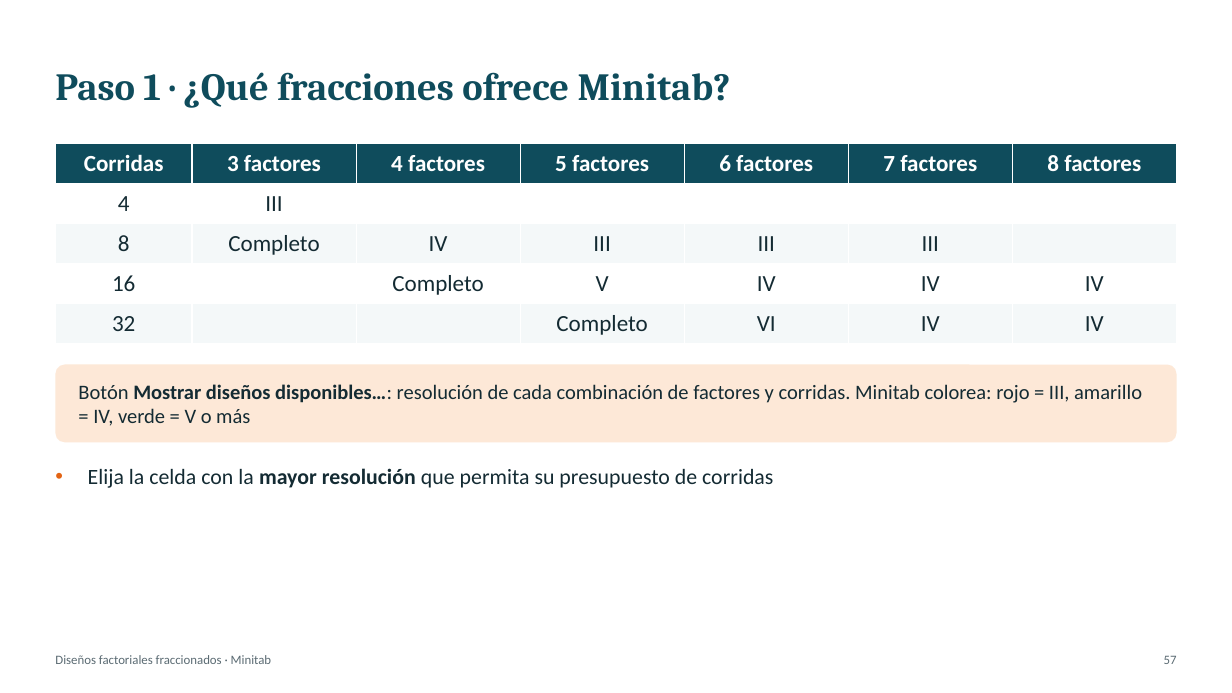
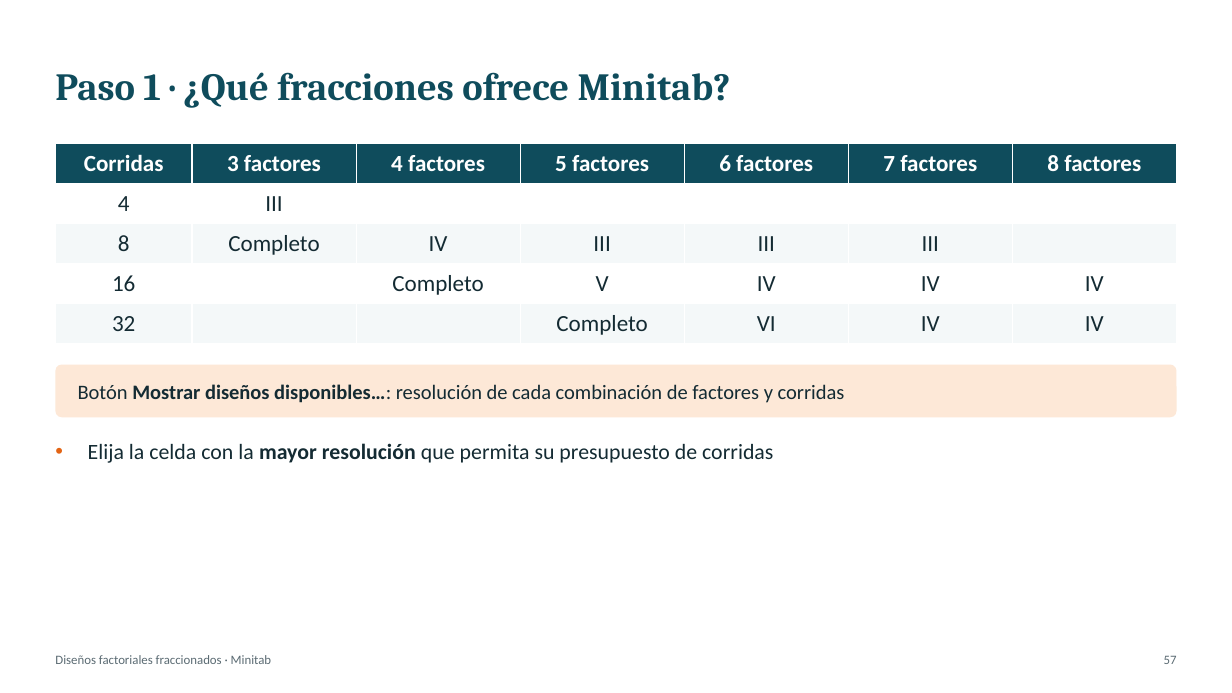
Before and after one commit to Juanes2001/diseno-de-experimentos, a slide deck: slide 57 of exposicion-tema-06/Tema6_Factoriales_Fraccionados.pptx. Drawn at 1232x693 pixels with LibreOffice and Linux fonts; fonts in the diff are those of the drawing. Boxes give left, top, right and bottom in pixels: in the first picture for what was removed or moved away, otherwise in the second. Text is boxed around its words. In the diff, an @@ line names an element or a change of style, - is before the commit and + after.

```diff
--- a/exposicion-tema-06/Tema6_Factoriales_Fraccionados.pptx
+++ b/exposicion-tema-06/Tema6_Factoriales_Fraccionados.pptx
@@ rounded rectangle "Botón Mostrar diseños disponibles…: resolución ..." resized from (x1=55, y1=364, x2=1177, y2=442) to (x1=55, y1=364, x2=1177, y2=417) @@
@@ text in rounded rectangle at (x1=78, y1=384, x2=845, y2=403): text changed @@
-Botón Mostrar diseños disponibles…: resolución de cada combinación de factores y corridas. Minitab colorea: rojo = III, amarillo = IV, verde = V o más
+Botón Mostrar diseños disponibles…: resolución de cada combinación de factores y corridas
@@ text "Elija la celda con la ..." moved from (x1=88, y1=468, x2=773, y2=488) to (x1=88, y1=443, x2=773, y2=463) @@
```
Also in this commit, not shown: 25 other slides changed, 3 other files.
